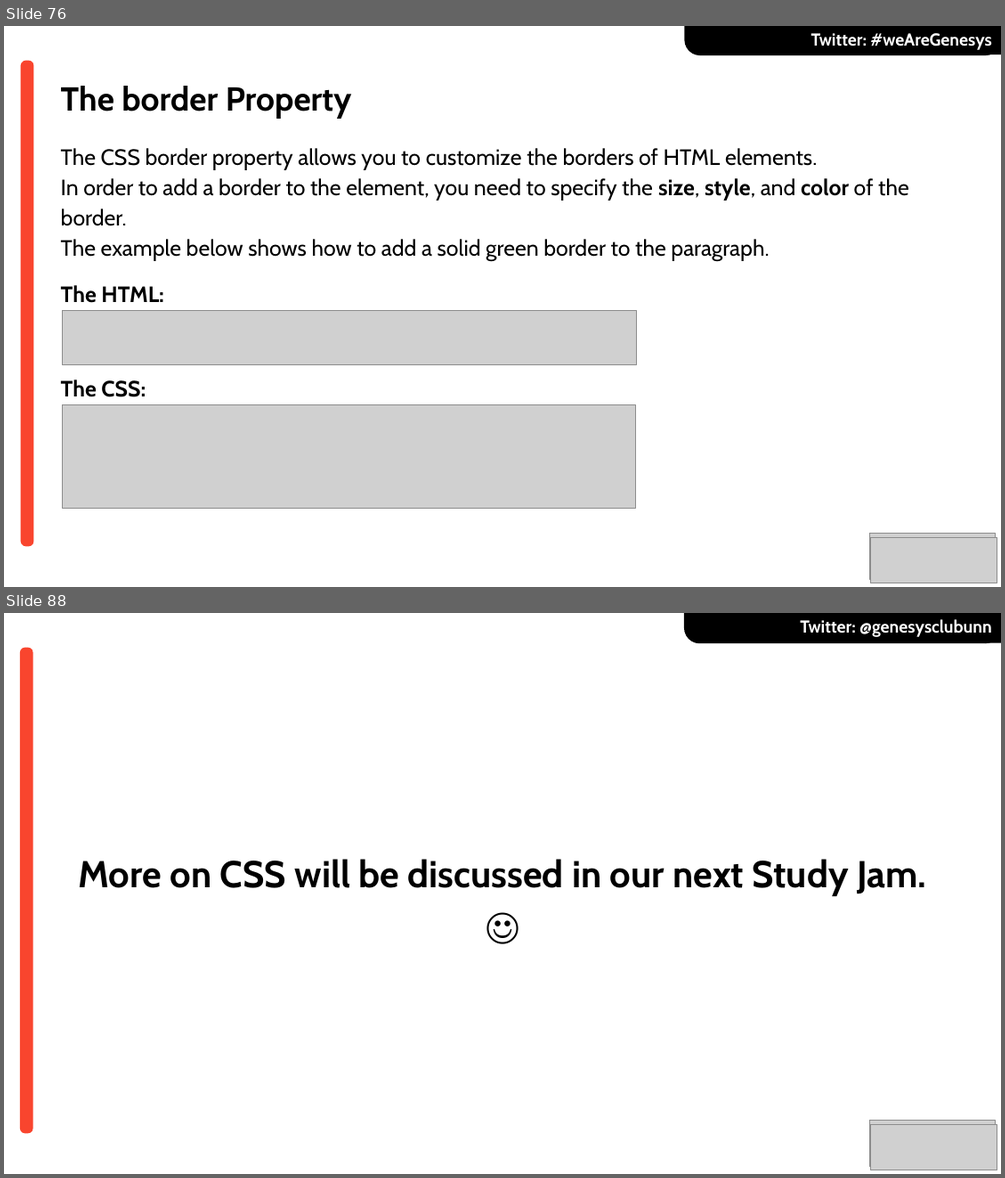
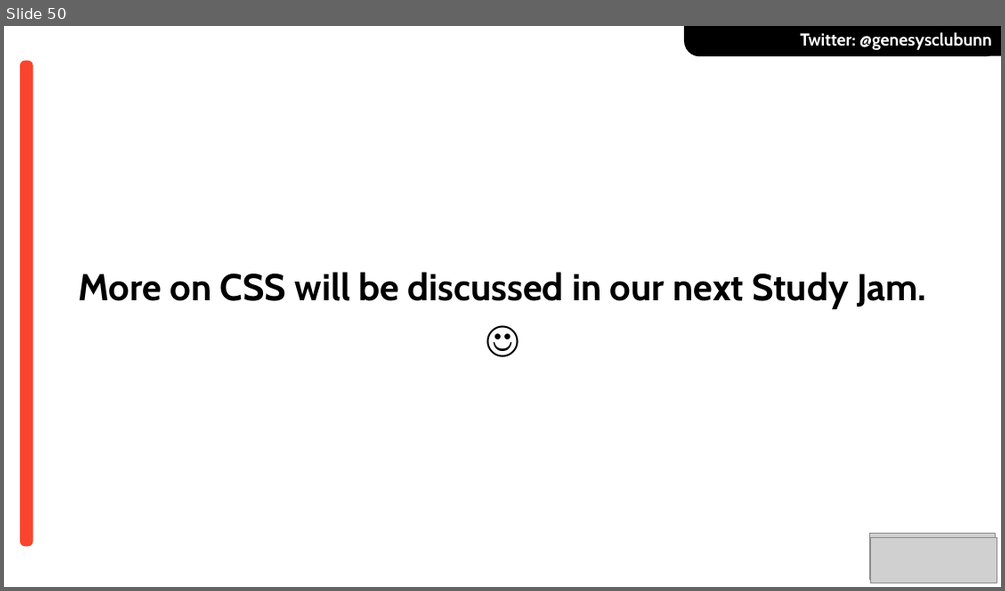
Before and after one commit to power-f-GOD/genesyscampusclub-unn, a slide deck: slides/Web101_Intro-HTML5-CSS3---19-10-2019.pptx. Shown one above the other, each under a label of ours: slides 76 and 88 before the commit, slide 50 after it; the slides between them are not shown. The pictures are 1005x1178 and 1005x591 pixels, drawn with LibreOffice and Linux fonts; fonts in the diff are those of the drawing; grey boxes stand for pictures; background and template pictures are left out. Boxes give left, top, right and bottom in pixels: in the first picture for what was removed or moved away, otherwise in the second. Text is boxed around its words. In the diff, an @@ line names an element or a change of style, - is before the commit and + after.

```diff
--- a/slides/Web101_Intro-HTML5-CSS3---19-10-2019.pptx
+++ b/slides/Web101_Intro-HTML5-CSS3---19-10-2019.pptx
@@ slide 76 removed at (x1=4, y1=26, x2=1001, y2=587), background #FFFFFF @@
@@ round same rect removed at (x1=684, y1=26, x2=1001, y2=55) @@
@@ text removed at (x1=811, y1=33, x2=991, y2=50) @@
-Twitter: #weAreGenesys
@@ round same rect removed at (x1=856, y1=26, x2=1001, y2=54) @@
@@ rounded rectangle removed at (x1=20, y1=61, x2=33, y2=547) @@
@@ text removed at (x1=61, y1=86, x2=352, y2=118) @@
-The border Property
@@ text removed at (x1=61, y1=148, x2=909, y2=397) @@
-The CSS border property allows you to customize the borders of HTML elements.
-In order to add a border to the element, you need to specify the size, style, and color of the border.
-The example below shows how to add a solid green border to the paragraph.
-The HTML:
-The CSS:
@@ picture removed at (x1=63, y1=311, x2=636, y2=364) @@
@@ picture removed at (x1=63, y1=404, x2=636, y2=507) @@
@@ picture removed at (x1=869, y1=533, x2=995, y2=579) @@
@@ picture removed at (x1=870, y1=537, x2=996, y2=583) @@
@@ what was slide 88 is now slide 50 @@
```
Also in this commit, not shown: 38 other slides removed, 1 other file.
